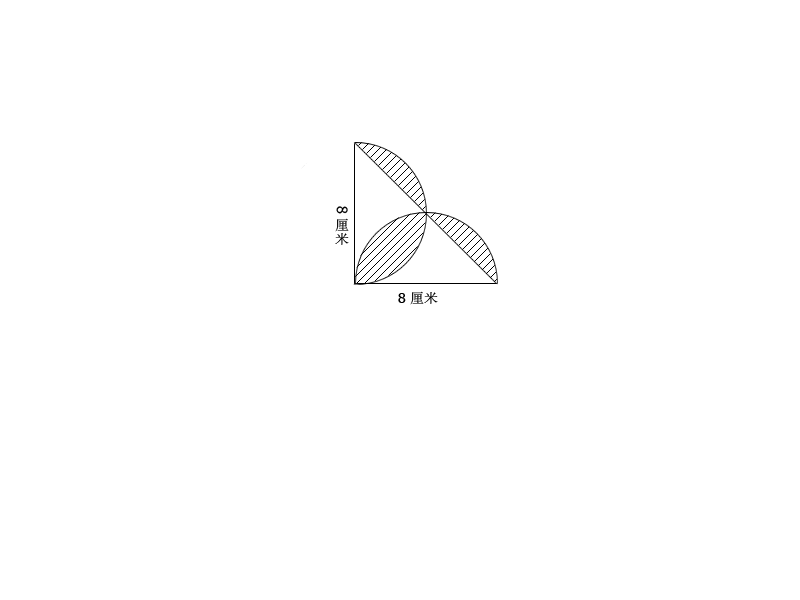
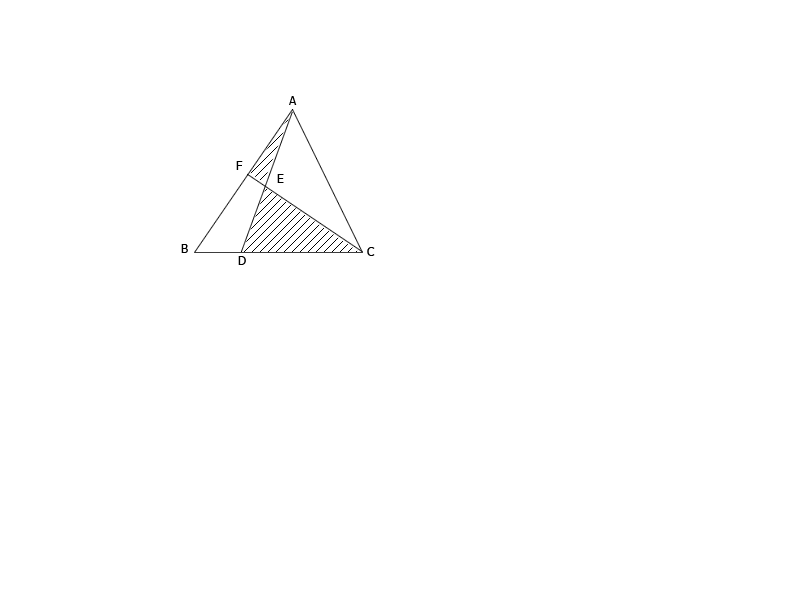
Before/after of a w=800, h=600 layered artwork. What changed in the layer stack:
added group "组 20-17" with 6 layers above "图层 20-17" over [239, 104, 474, 304]
added group "组 06-14" with 5 layers above "图层 06-14" over [267, 96, 376, 145]
added group "组 05-11" with 5 layers above "图层 05-11" over [211, 96, 364, 227]
added group "组 04-19" with 5 layers above "图层 04-19" over [206, 96, 406, 234]
hid group "组 01-10" (2 layers) over [335, 206, 438, 305]
hid "图层 01-10" over [301, 142, 498, 286]
showed group "组 50-20" (6 layers) over [181, 96, 375, 265]
showed "图层 50-20" over [194, 109, 363, 253]
